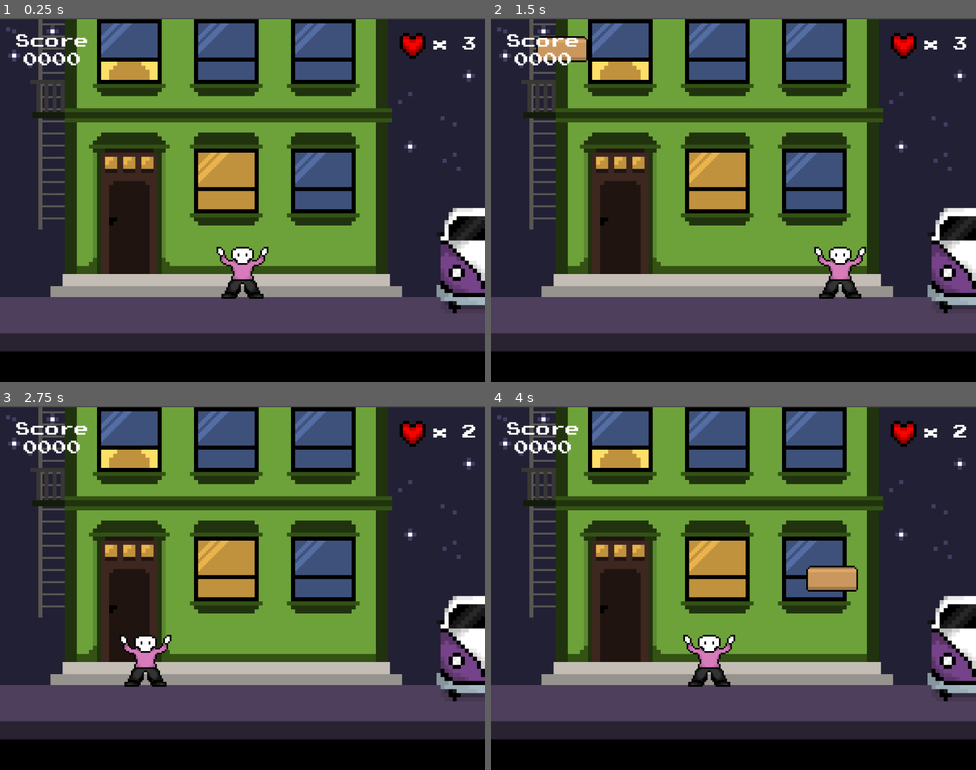
Above: before the commit, frames 1-4 (two rows, left to right).
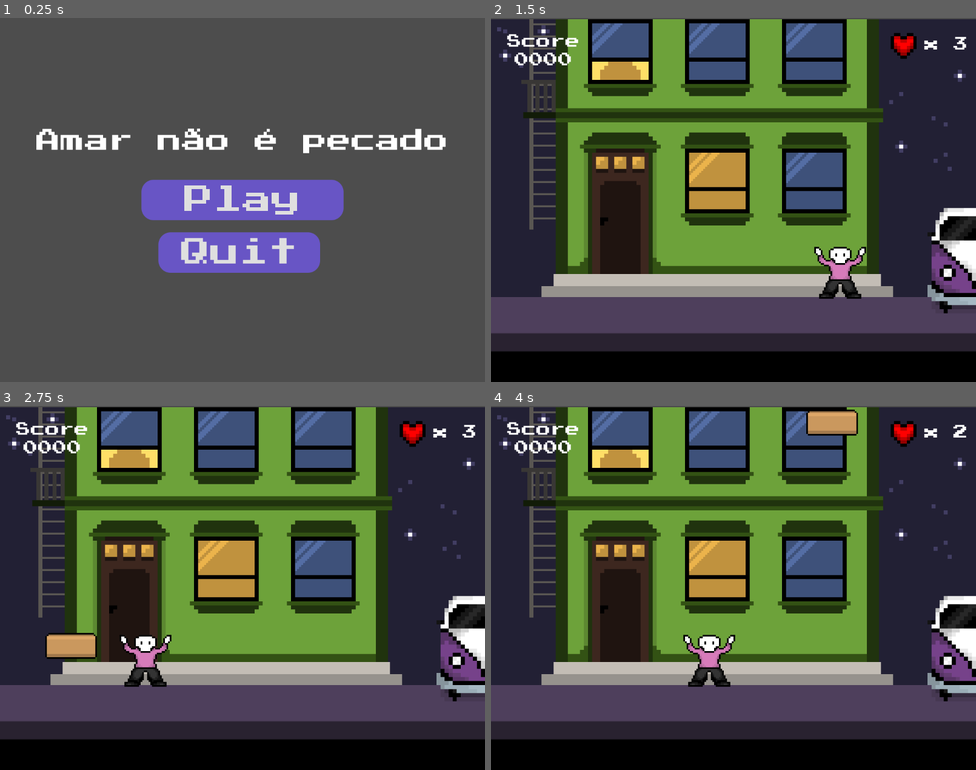
Above: after the commit, the same moments.

Repository: itstaris/amar-nao-eh-pecado
Game: Godot game, scene res://scenes/hud.tscn
The game is run twice, just before and just after one commit, with the same random seed, the same clock (stepped at 60 frames per second) and the same inputs. Before the commit the project starts from res://scenes/main.tscn.
Inputs (mouse positions are in pixels of both pictures, inside the frame that each line leads up to):
- Up to frame 1 (0.25 s): no input
- Up to frame 2 (1.5 s): click (733, 200) at 0.5 s, where only the run after the commit has a clickable "Play"; move the mouse to (840, 181) at 1.27 s
- Up to frame 3 (2.75 s): move the mouse to (145, 606) at 2.02 s
- Up to frame 4 (4 s): move the mouse to (782, 507) at 2.77 s; move the mouse to (709, 660) at 3.52 s

The runs differ from the first frame. In frame 1, 89% of the frame differs, in the area x 0-100%, y 0-100%; in frame 2, 0.6%; in frame 3, 0.8%; in frame 4, 1.5%.

Commit message:
fixed menu scene not being the first

Diff:
--- a/project.godot
+++ b/project.godot
@@ -11,7 +11,7 @@
 [application]
 
 config/name="Amar nao eh pecado"
-run/main_scene="res://scenes/main.tscn"
+run/main_scene="res://scenes/hud.tscn"
 config/features=PackedStringArray("4.3", "Forward Plus")
 config/icon="res://assets/icon.svg"
 
--- a/scenes/kombi.tscn
+++ b/scenes/kombi.tscn
@@ -15,6 +15,5 @@
 
 [node name="CollisionShape2D" type="CollisionShape2D" parent="."]
 position = Vector2(-0.14286, -105.714)
-scale = Vector2(1, 1)
 shape = SubResource("RectangleShape2D_inh81")
 debug_color = Color(1, 0, 0.0745098, 0.419608)
Not shown: 1 places in scenes/game_over.tscn that only renumber resources
